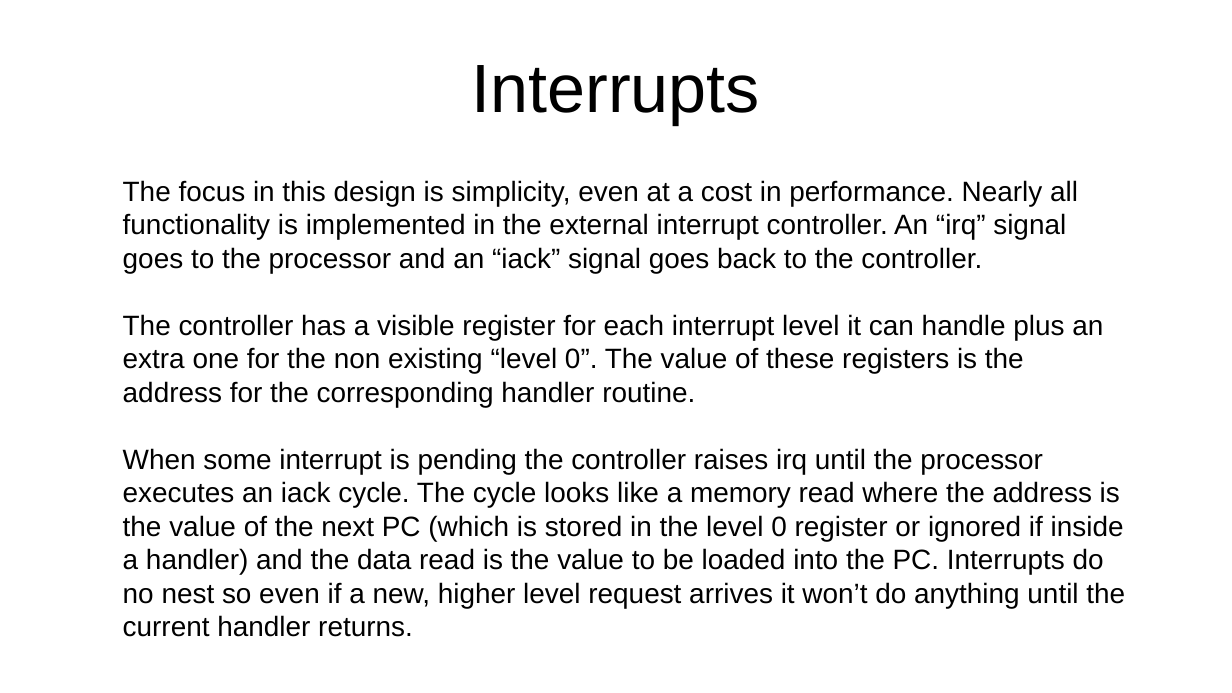
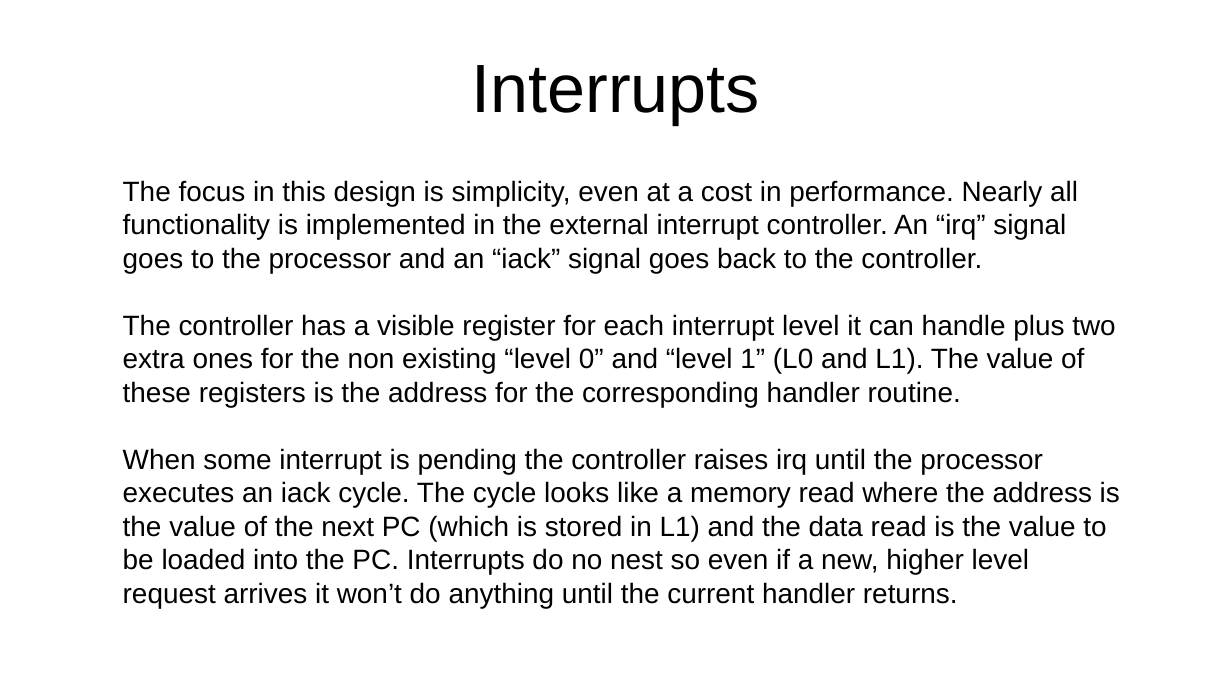
Before and after one commit to jeceljr/baby42, a slide deck: slide 23 of doc/baby42_slides.odp. Drawn at 1232x693 pixels with LibreOffice and Linux fonts; fonts in the diff are those of the drawing. Boxes give left, top, right and bottom in pixels: in the first picture for what was removed or moved away, otherwise in the second. Text is boxed around its words. In the diff, an @@ line names an element or a change of style, - is before the commit and + after.

Commit message:
slightly less awkward interrupt controller

```diff
--- a/doc/baby42_slides.odp
+++ b/doc/baby42_slides.odp
@@ text at (123,314,1120,608): text changed @@
-The controller has a visible register for each interrupt level it can handle plus an extra one for the non existing “level 0”. The value of these registers is the address for the corresponding handler routine.
-When some interrupt is pending the controller raises irq until the processor executes an iack cycle. The cycle looks like a memory read where the address is the value of the next PC (which is stored in the level 0 register or ignored if inside a handler) and the data read is the value to be loaded into the PC. Interrupts do no nest so even if a new, higher level request arrives it won’t do anything until the current handler returns.
+The controller has a visible register for each interrupt level it can handle plus two extra ones for the non existing “level 0” and “level 1” (L0 and L1). The value of these registers is the address for the corresponding handler routine.
+When some interrupt is pending the controller raises irq until the processor executes an iack cycle. The cycle looks like a memory read where the address is the value of the next PC (which is stored in L1) and the data read is the value to be loaded into the PC. Interrupts do no nest so even if a new, higher level request arrives it won’t do anything until the current handler returns.
```
Also in this commit, not shown: 2 other slides changed, 1 other file.
